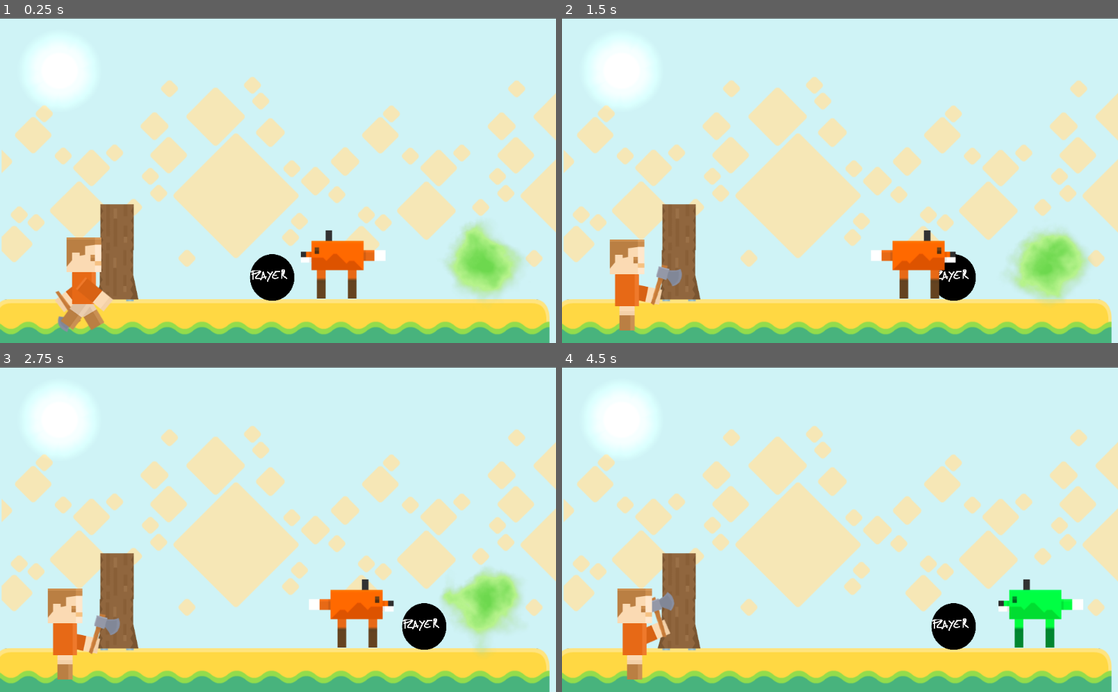
Above: before the commit, frames 1-4 (two rows, left to right).
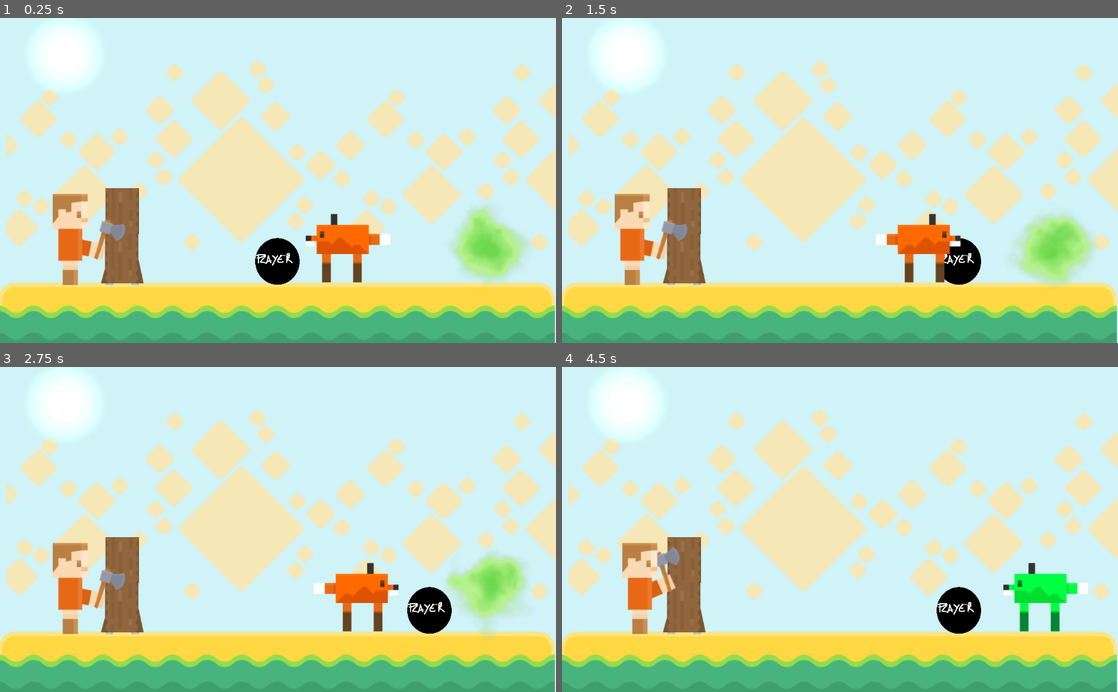
Above: after the commit, the same moments.

Repository: thiagola92/gamejamplus-2020
Game: Godot game, scene res://scenes/Main.tscn
The game is run twice, just before and just after one commit, with the same random seed, the same clock (stepped at 60 frames per second) and the same inputs. The project has no main scene, so this scene is started directly.
Inputs:
- Up to frame 1 (0.25 s): no input
- Up to frame 2 (1.5 s): hold D 0.53-1.28 s; hold A from 1.28 s (still down)
- Up to frame 3 (2.75 s): release A at 2.03 s; hold D from 2.03 s (still down)
- Up to frame 4 (4.5 s): release D at 3.53 s; hold A from 3.53 s (still down)

The runs differ from the first frame. In frame 1, 36% of the frame differs, in the area x 0-100%, y 0-100%; in frame 2, 35%; in frame 3, 36%; in frame 4, 34%.

Commit message:
Buff Pice Timer

Diff:
--- a/Game/scenes/Main.tscn
+++ b/Game/scenes/Main.tscn
@@ -58,7 +58,7 @@
 2/z_index = 0
 
 [node name="Node2D" type="Node2D"]
-position = Vector2( -11.8504, 6.58344 )
+position = Vector2( -2.24572, -23.1038 )
 
 [node name="Area2D" type="StaticBody2D" parent="."]
 
@@ -75,7 +75,7 @@
 position = Vector2( 513.099, 473.023 )
 
 [node name="Enemy" parent="." instance=ExtResource( 2 )]
-position = Vector2( 66.563, 486.414 )
+position = Vector2( 106.728, 432.278 )
 z_index = 1
 
 [node name="Wall" parent="." instance=ExtResource( 3 )]
@@ -113,3 +113,8 @@
 [node name="Buff_Pice" parent="." instance=ExtResource( 9 )]
 position = Vector2( 902.867, 445.816 )
 scale = Vector2( 0.3, 0.3 )
+
+[node name="Buff_Time" type="Timer" parent="."]
+wait_time = 5.0
+one_shot = true
+[connection signal="timeout" from="Buff_Time" to="Guarana" method="_on_Buff_Time_timeout"]
--- a/Game/scripts/Buff_Pice.gd
+++ b/Game/scripts/Buff_Pice.gd
@@ -10,6 +10,7 @@
 # Called when the node enters the scene tree for the first time.
 func _ready():
 	$AnimatedSprite.play("default")
+
 	pass # Replace with function body.
 
 
@@ -21,4 +22,4 @@
 
 func _on_Buff_Pice_body_entered(body):
 	obj.get_buff("pice")
-	queue_free()
+	get_parent().remove_child(self)
--- a/Game/scripts/Guaraná.gd
+++ b/Game/scripts/Guaraná.gd
@@ -36,6 +36,14 @@
 		walking = "normal_walking"
 		flip_walking = "flip_normal_walking"
 
+	var timer = get_parent().get_node("Buff_Time")
+	timer.start()
+
+
 func lost_buff():
 	walking = "normal_walking"
 	flip_walking = "flip_normal_walking"
+
+
+func _on_Buff_Time_timeout():
+	lost_buff()
